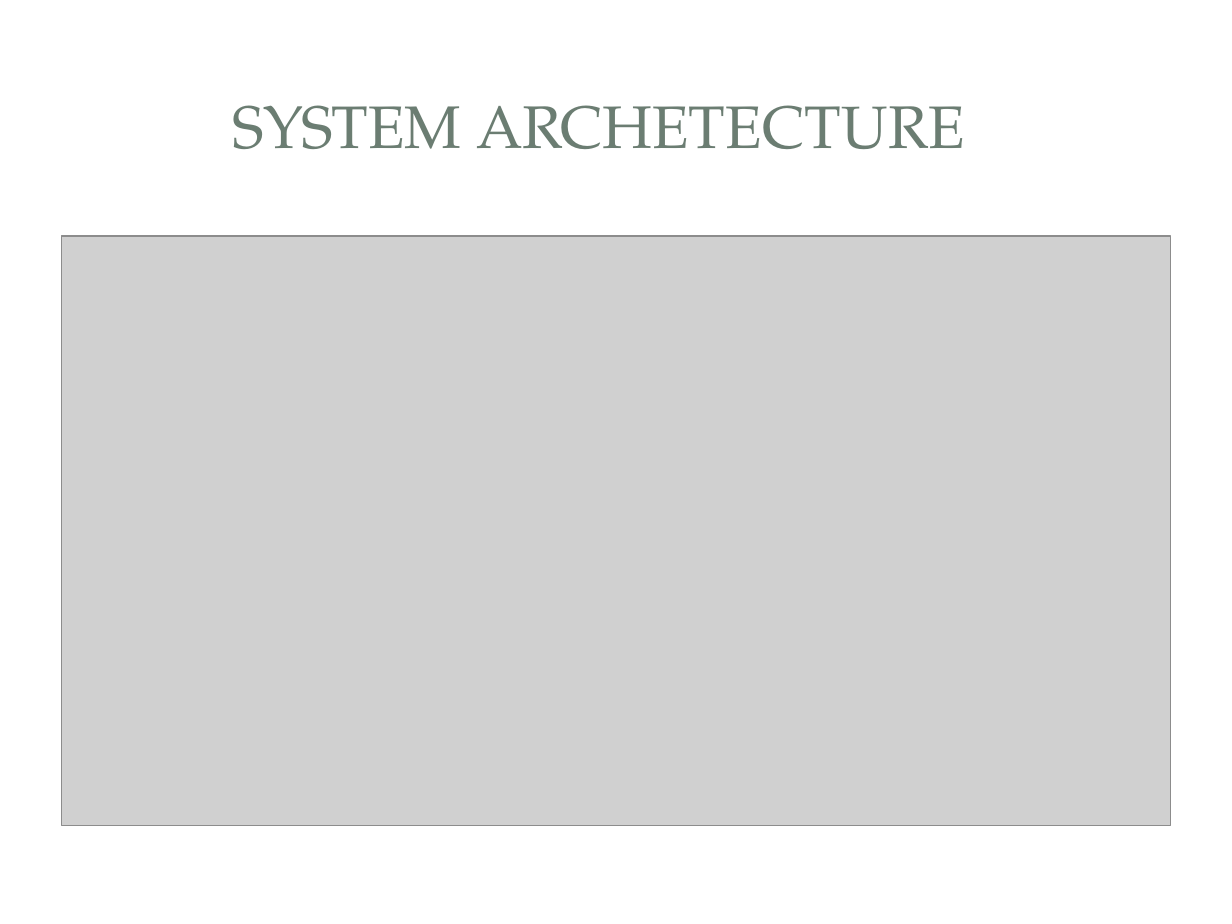
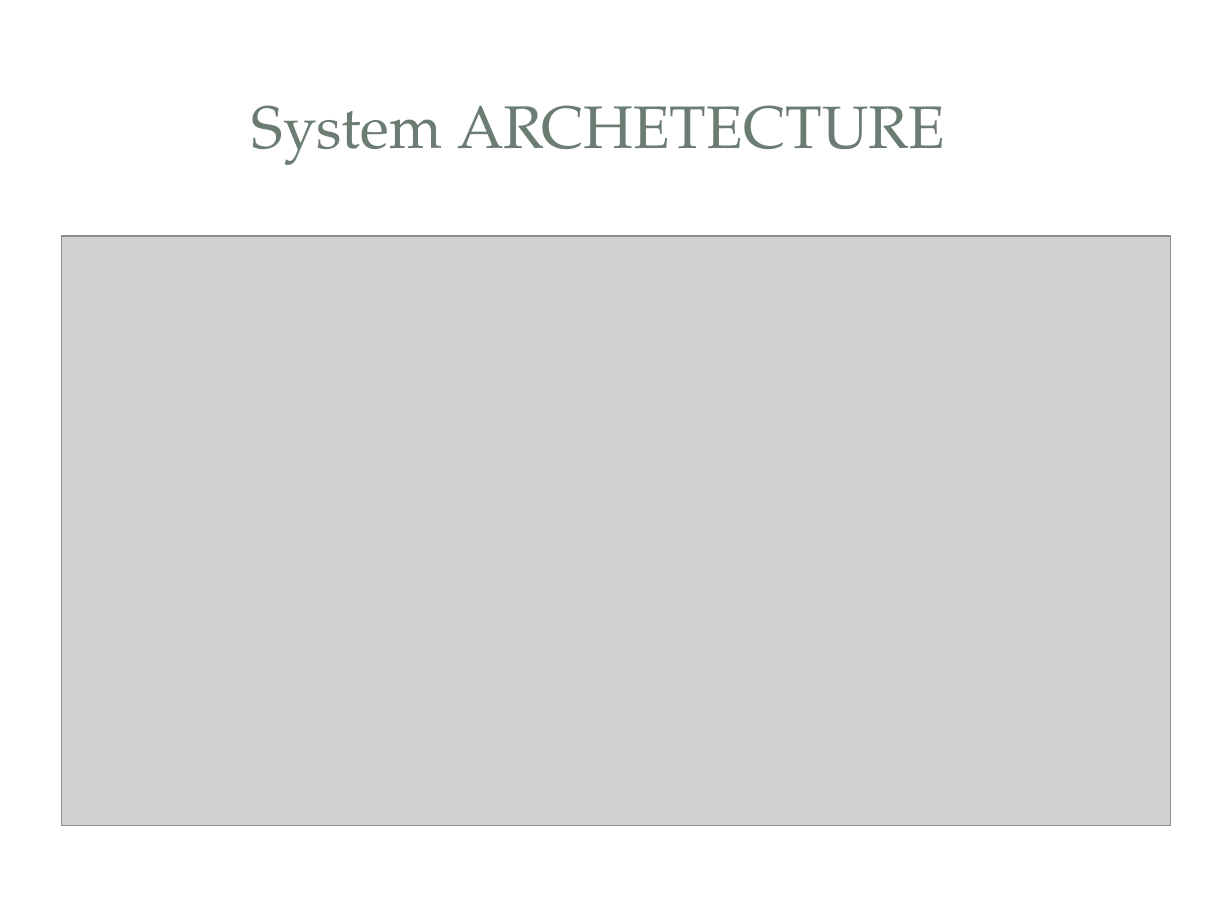
Before and after one commit to aasghari/cse223bFinalProject, a slide deck: slide 3 of finalReport/CSE233BFinalPPT.pptx. Drawn at 1232x924 pixels with LibreOffice and Linux fonts; fonts in the diff are those of the drawing; grey boxes stand for pictures; background and template pictures are left out. Boxes give left, top, right and bottom in pixels: in the first picture for what was removed or moved away, otherwise in the second. Text is boxed around its words. In the diff, an @@ line names an element or a change of style, - is before the commit and + after.

```diff
--- a/finalReport/CSE233BFinalPPT.pptx
+++ b/finalReport/CSE233BFinalPPT.pptx
@@ rectangle at box(37, 37, 1195, 216): fill #FFFFFF at 83% opacity to #FFFFFF @@
@@ text at box(252, 105, 945, 165): text changed @@
-SYSTEM ARCHETECTURE
+System ARCHETECTURE
```
Also in this commit, not shown: 9 other slides changed, 5 slides added, 3 slides removed.
